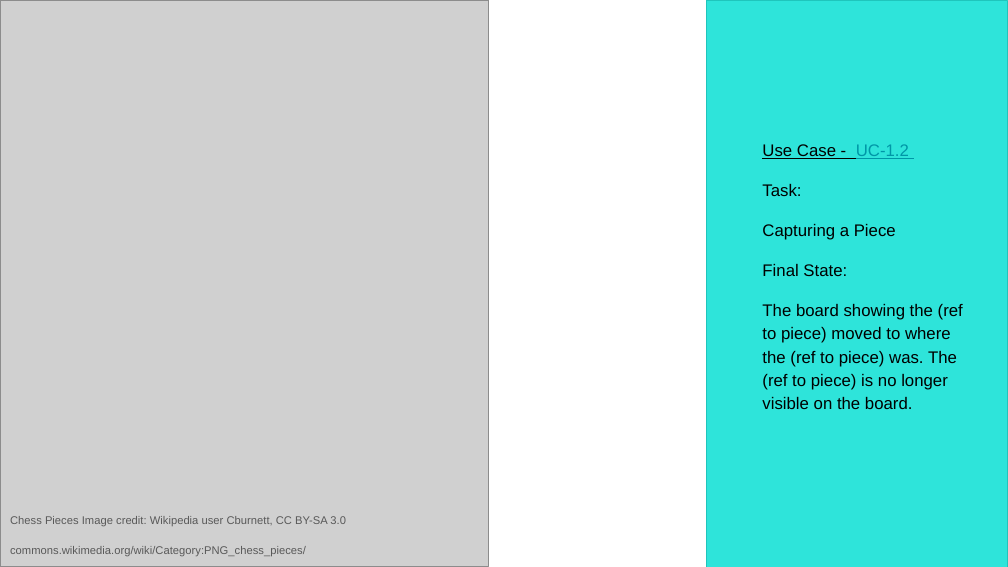
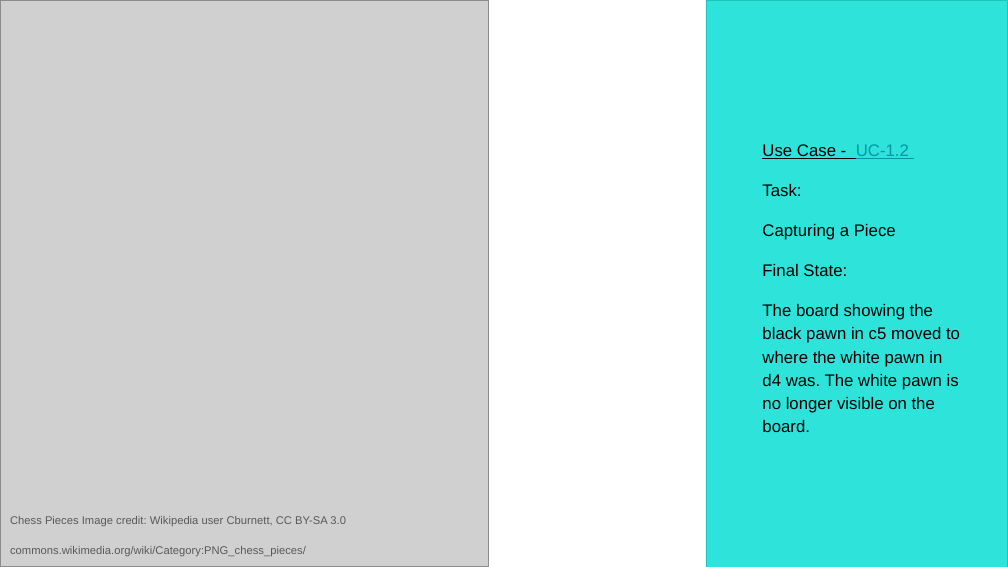
Before and after one commit to Skadoot/GP9, a slide deck: slide 13 of docs/ui_spec/UI-Spec-Pres-GP9.pptx. Drawn at 1008x567 pixels with LibreOffice and Linux fonts; fonts in the diff are those of the drawing; grey boxes stand for pictures. Boxes give left, top, right and bottom in pixels: in the first picture for what was removed or moved away, otherwise in the second. Text is boxed around its words. In the diff, an @@ line names an element or a change of style, - is before the commit and + after.

```diff
--- a/docs/ui_spec/UI-Spec-Pres-GP9.pptx
+++ b/docs/ui_spec/UI-Spec-Pres-GP9.pptx
@@ text at box(762, 304, 960, 432): text changed @@
-The board showing the (ref to piece) moved to where the (ref to piece) was. The (ref to piece) is no longer visible on the board.
+The board showing the black pawn in c5 moved to where the white pawn in d4 was. The white pawn is no longer visible on the board.
```
Also in this commit, not shown: 10 other slides changed, 3 slides added, 6 other files.
